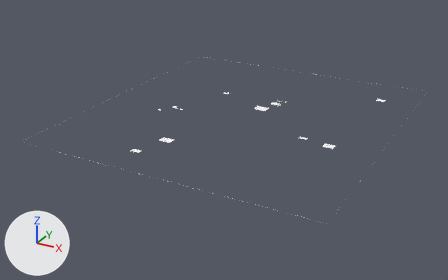
The Blender file web/wwwroot/rc/assets/heroes/landmarks.blend as it was, and as the next commit left it.
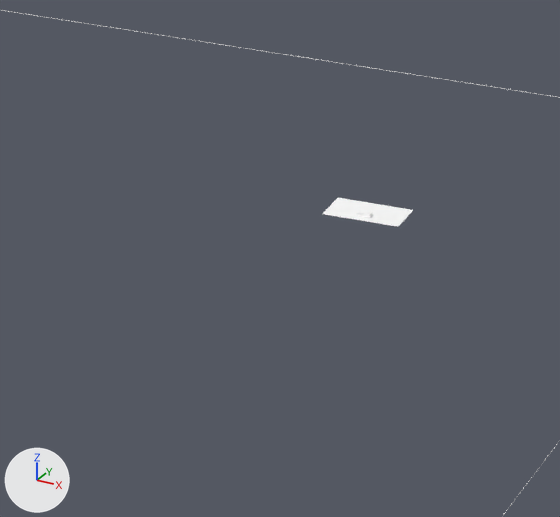
The first picture shows the older version from a 50 mm lens placed at (5585.0, -11290.0, 4548.0), pointed at (66.0, -1257.0, -469.0). The close-ups show the older and then the newer version on the part from 76% to 90% of the width and 28% to 48% of the height of that picture. Only the edits that show in the close-ups are written down. Lighting does not change. The marker at lower left points along +X, +Y and +Z.

Objects in the first close-up: '7519bc8e-3efe-4289-af31-7db0abca7f6f' and 1 more.
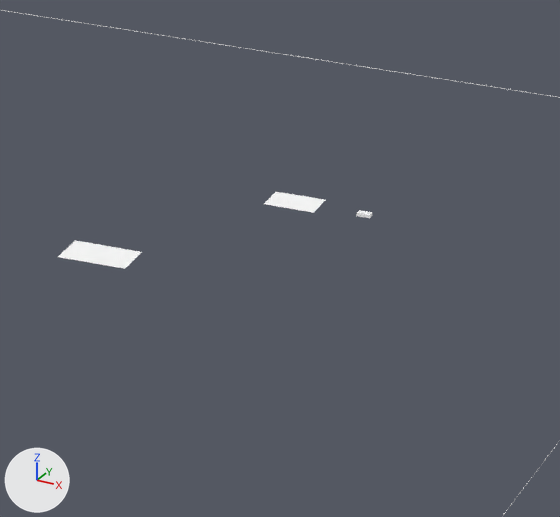
The change, as a list of edits to the scene's bpy script:
```text
Add me_9084436d_6717_407f_9c7d_a29c5bf73a4d:
    me_9084436d_6717_407f_9c7d_a29c5bf73a4d.from_pydata(...)  # 2340 vertices, 780 faces; spans x 1960.0..2120.0, y 615.0..740.0, z 0.0
    me_9084436d_6717_407f_9c7d_a29c5bf73a4d.materials.append(mat_15caab2b_4a62_4830_9966_52774bde5f61)  # white #ffffff
Add me_14106a05_7c83_48be_8bd0_12fdc60d49a0:
    me_14106a05_7c83_48be_8bd0_12fdc60d49a0.from_pydata(...)  # 2664 vertices, 888 faces; spans x 2270.0..2516.0, y 1190.0..1290.0, z 0.0..8.0
    me_14106a05_7c83_48be_8bd0_12fdc60d49a0.materials.append(mat_7519bc8e_3efe_4289_af31_7db0abca7f6f)  # white #ffffff
Remove ob_7519bc8e_3efe_4289_af31_7db0abca7f6f:
    ob_7519bc8e_3efe_4289_af31_7db0abca7f6f = bpy.data.objects.new('7519bc8e-3efe-4289-af31-7db0abca7f6f', me_7519bc8e_3efe_4289_af31_7db0abca7f6f)
    ob_7519bc8e_3efe_4289_af31_7db0abca7f6f.location = (0.0, 0.0, 0.0)
Add ob_9084436d_6717_407f_9c7d_a29c5bf73a4d:
    ob_9084436d_6717_407f_9c7d_a29c5bf73a4d = bpy.data.objects.new('9084436d-6717-407f-9c7d-a29c5bf73a4d', me_9084436d_6717_407f_9c7d_a29c5bf73a4d)
    ob_9084436d_6717_407f_9c7d_a29c5bf73a4d.location = (0.0, 0.0, 0.0)
Add ob_14106a05_7c83_48be_8bd0_12fdc60d49a0:
    ob_14106a05_7c83_48be_8bd0_12fdc60d49a0 = bpy.data.objects.new('14106a05-7c83-48be-8bd0-12fdc60d49a0', me_14106a05_7c83_48be_8bd0_12fdc60d49a0)
    ob_14106a05_7c83_48be_8bd0_12fdc60d49a0.location = (0.0, 0.0, 0.0)
```

Boxes [x1, y1, x2, y2] around the edits, measured in the close-ups (560 x 517 px):
'7519bc8e-3efe-4289-af31-7db0abca7f6f', deleted
    before: [323, 198, 413, 227]
'9084436d-6717-407f-9c7d-a29c5bf73a4d', added
    after: [58, 240, 142, 269]
'14106a05-7c83-48be-8bd0-12fdc60d49a0', added
    after: [264, 192, 373, 218]
